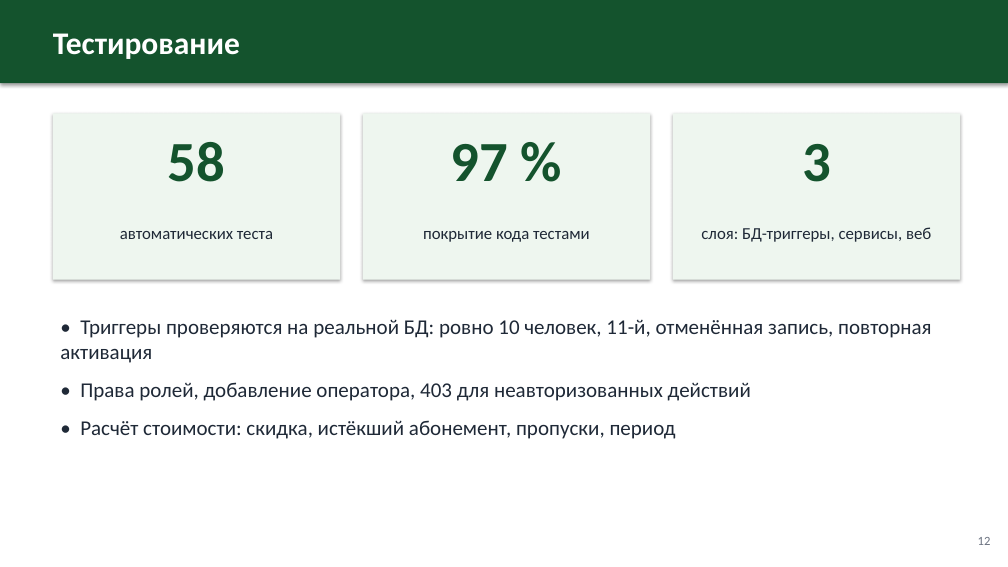
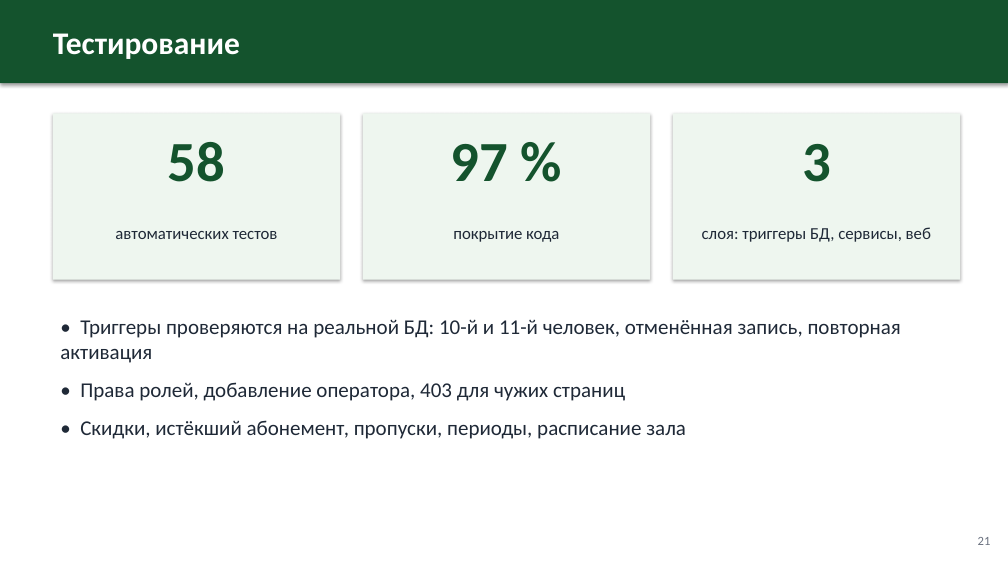
Before and after one commit to Uzalov-Gamid/sport-club, a slide deck: slide 21 of docs/Презентация_Спортивный_клуб.pptx (slide 12 before the commit). Drawn at 1008x567 pixels with LibreOffice and Linux fonts; fonts in the diff are those of the drawing. Boxes give left, top, right and bottom in pixels: in the first picture for what was removed or moved away, otherwise in the second. Text is boxed around its words. In the diff, an @@ line names an element or a change of style, - is before the commit and + after.

```diff
--- a/docs/Презентация_Спортивный_клуб.pptx
+++ b/docs/Презентация_Спортивный_клуб.pptx
@@ text at [115,231,278,239]: text changed @@
-автоматических теста
+автоматических тестов
@@ text at [453,231,559,242]: text changed @@
-покрытие кода тестами
+покрытие кода
@@ text at [702,227,931,242]: text changed @@
-слоя: БД-триггеры, сервисы, веб
+слоя: триггеры БД, сервисы, веб
@@ text at [60,319,901,439]: text changed @@
-• Триггеры проверяются на реальной БД: ровно 10 человек, 11-й, отменённая запись, повторная активация
-• Права ролей, добавление оператора, 403 для неавторизованных действий
-• Расчёт стоимости: скидка, истёкший абонемент, пропуски, период
+• Триггеры проверяются на реальной БД: 10-й и 11-й человек, отменённая запись, повторная активация
+• Права ролей, добавление оператора, 403 для чужих страниц
+• Скидки, истёкший абонемент, пропуски, периоды, расписание зала
@@ text at [978,537,991,545]: text changed @@
-12
+21
```
Also in this commit, not shown: 8 other slides changed, 17 slides added, 5 slides removed.
